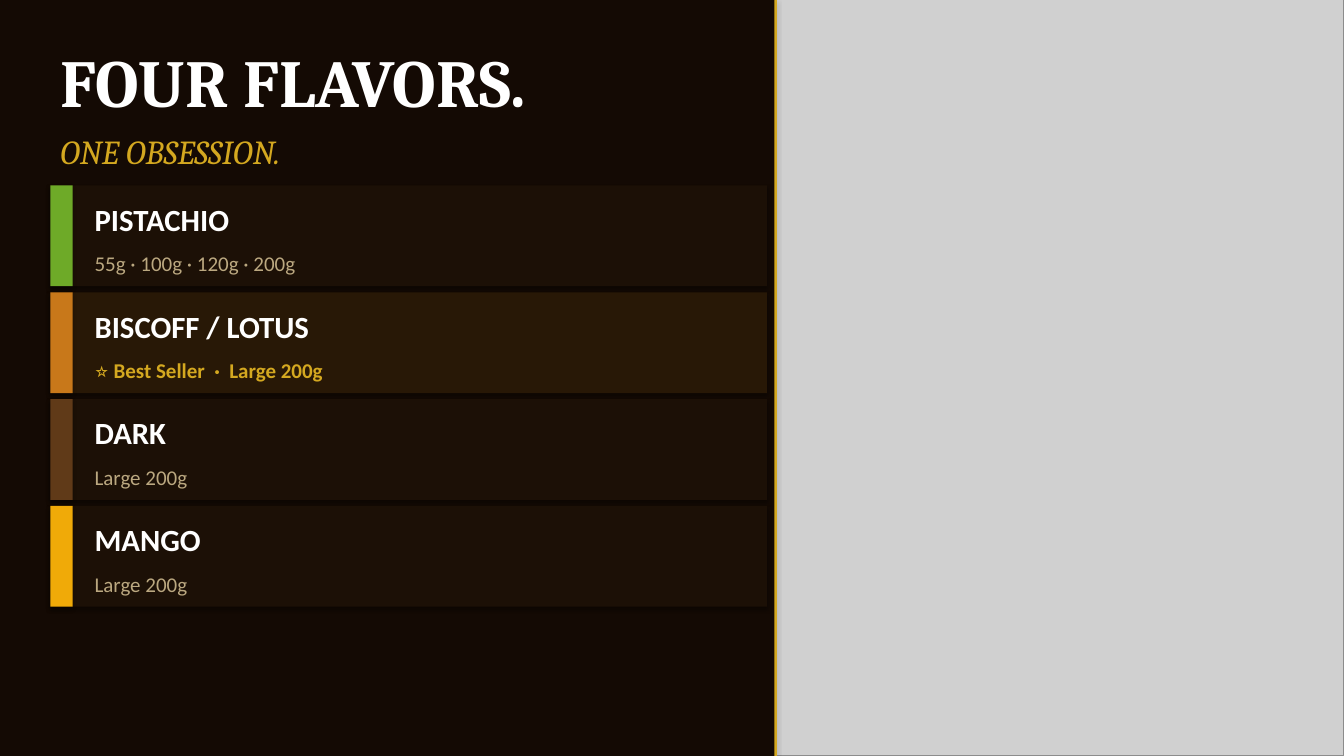
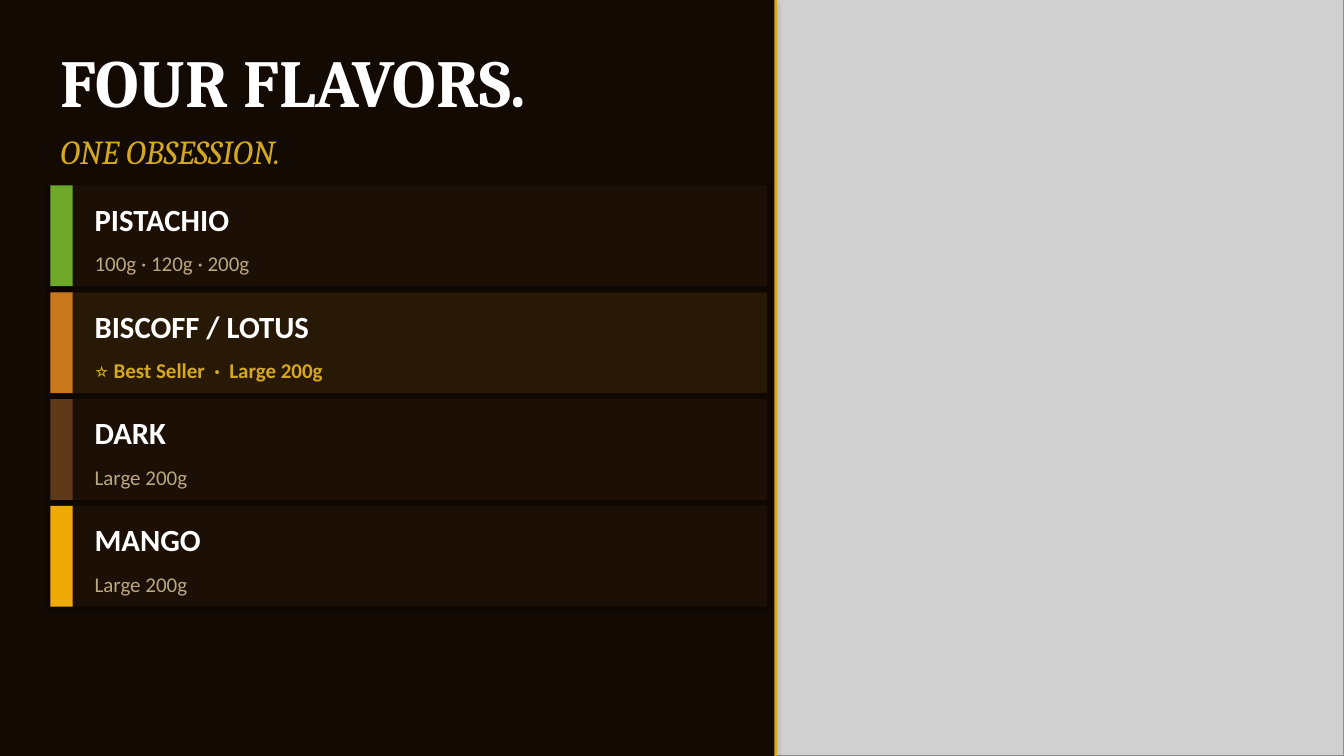
Before and after one commit to mnfadawi/hi, a slide deck: slide 5 of sahara-bites-fun-fair.pptx. Drawn at 1344x756 pixels with LibreOffice and Linux fonts; fonts in the diff are those of the drawing; grey boxes stand for pictures. Boxes give left, top, right and bottom in pixels: in the first picture for what was removed or moved away, otherwise in the second. Text is boxed around its words. In the diff, an @@ line names an element or a change of style, - is before the commit and + after.

```diff
--- a/sahara-bites-fun-fair.pptx
+++ b/sahara-bites-fun-fair.pptx
@@ text at [95, 257, 250, 275]: text changed @@
-55g · 100g · 120g · 200g
+100g · 120g · 200g
```
Also in this commit, not shown: 2 other slides changed.
